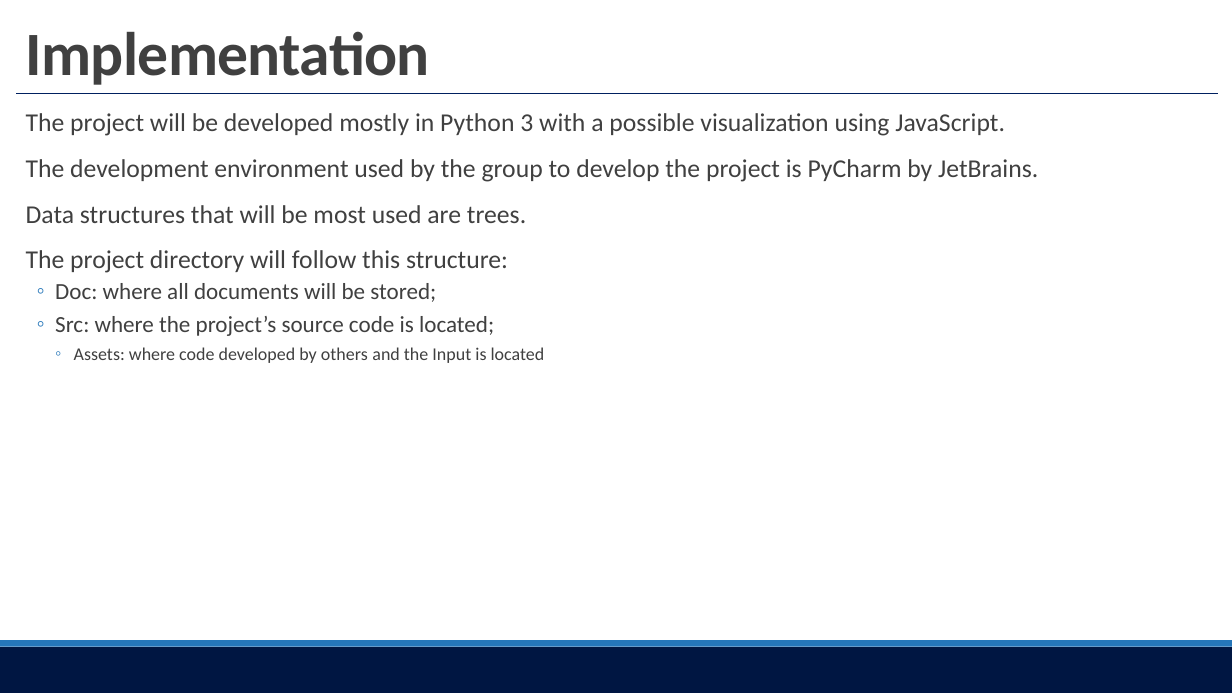
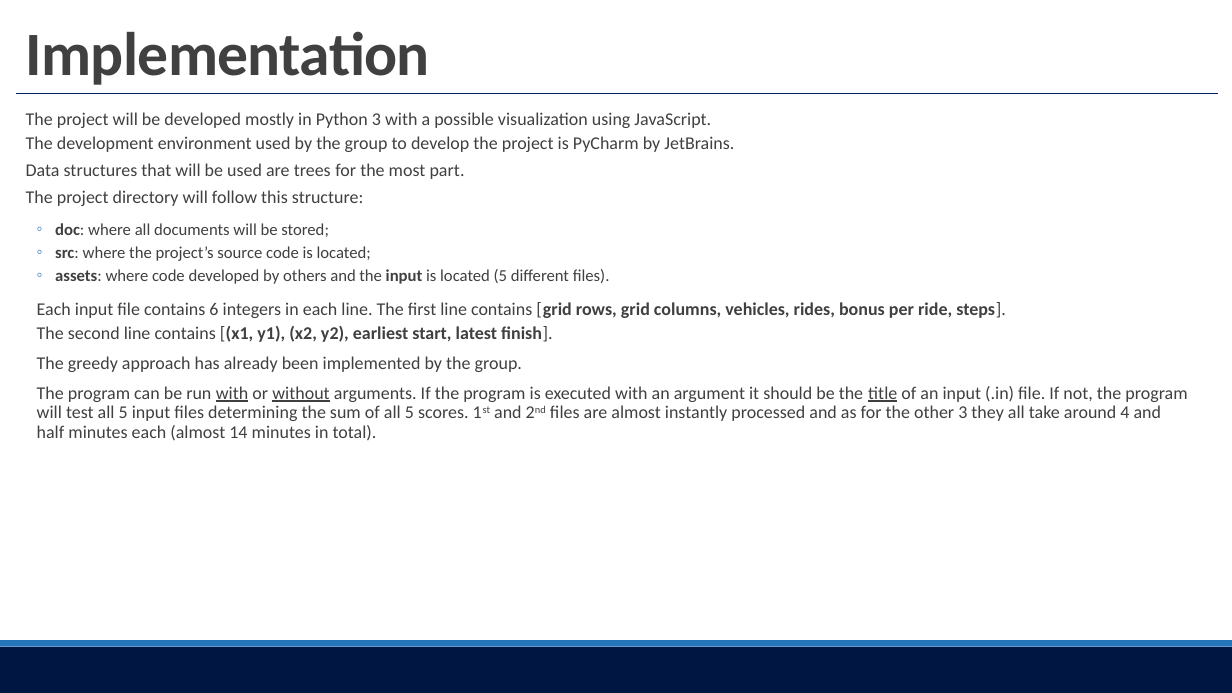
Before and after one commit to motapinto/feup-IART, a slide deck: slide 5 of Projects/P1/doc/IART01.pptx. Drawn at 1232x693 pixels with LibreOffice and Linux fonts; fonts in the diff are those of the drawing. Boxes give left, top, right and bottom in pixels: in the first picture for what was removed or moved away, otherwise in the second. Text is boxed around its words. In the diff, an @@ line names an element or a change of style, - is before the commit and + after.

Commit message:
no argument feature and powerpoint tweaks

```diff
--- a/Projects/P1/doc/IART01.pptx
+++ b/Projects/P1/doc/IART01.pptx
@@ text at (26, 112, 734, 206): size 20 to 14 pt in "The project will be developed mostly in ...", "The development environment used by the group ...", "The project directory will follow this structure:"; less space between paragraphs @@
@@ text at (26, 163, 465, 179): text changed; size 20 to 14 pt @@
-  Data structures that will be most used are trees.
+  Data structures that will be used are trees for the most part.
@@ text at (37, 223, 1187, 440): text changed; size 18 to 14 pt @@
-  ◦ Doc: where all documents will be stored;
-  ◦ Src: where the project’s source code is located;
-    ◦ Assets: where code developed by others and the Input is located
+  ◦ doc: where all documents will be stored;
+  ◦ src: where the project’s source code is located;
+  ◦ assets: where code developed by others and the input is located (5 different files).
+  Each input file contains 6 integers in each line. The first line contains [grid rows, grid columns, vehicles, rides, bonus per ride, steps].
+  The second line contains [(x1, y1), (x2, y2), earliest start, latest finish].
+  The greedy approach has already been implemented by the group.
+  The program can be run with or without arguments. If the program is executed with an argument it should be the title of an input (.in) file. If not, the program will test all 5 input files determining the sum of all 5 scores. 1st and 2nd files are almost instantly processed and as for the other 3 they all take around 4 and half minutes each (almost 14 minutes in total).
```
Also in this commit, not shown: 2 other slides changed, 1 slide removed, 2 other files.
